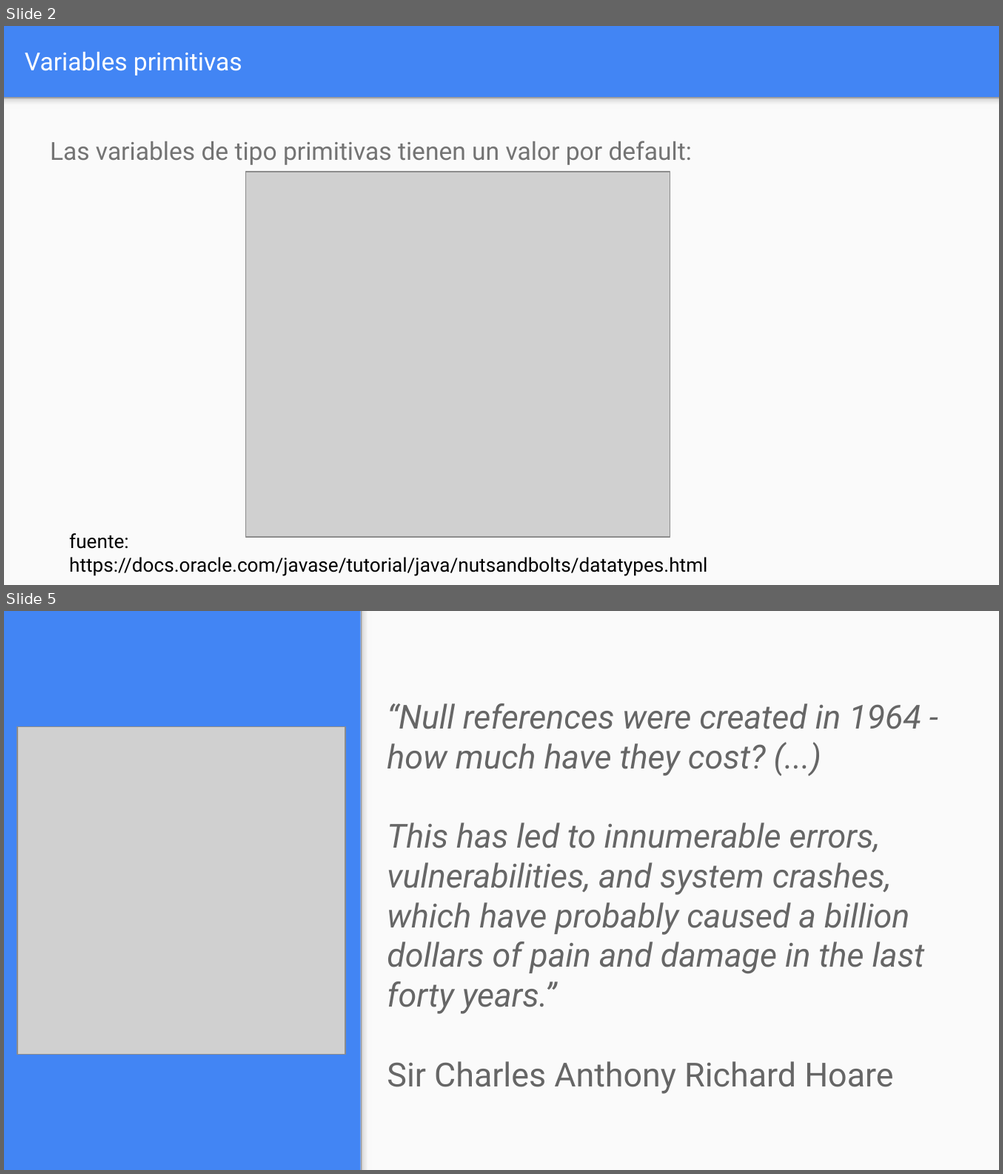
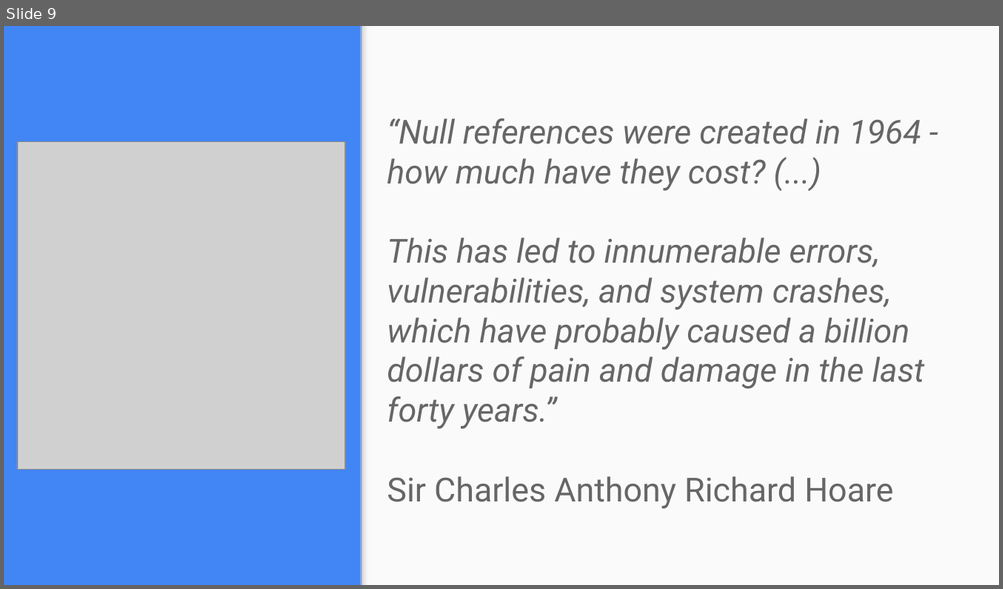
Before and after one commit to OMardil/INFO2, a slide deck: MOD05_Variables_tipo_referencia/01 Presentacion/INFO2_MOD05-Variables_Tipo_Referencia.pptx. Shown one above the other, each under a label of ours: slides 2 and 5 before the commit, slide 9 after it; the slides between them are not shown. The pictures are 1003x1174 and 1003x589 pixels, drawn with LibreOffice and Linux fonts; fonts in the diff are those of the drawing; grey boxes stand for pictures. Boxes give left, top, right and bottom in pixels: in the first picture for what was removed or moved away, otherwise in the second. Text is boxed around its words. In the diff, an @@ line names an element or a change of style, - is before the commit and + after.

Commit message:
Changes to MOD05 Tipo referencia

```diff
--- a/MOD05_Variables_tipo_referencia/01 Presentacion/INFO2_MOD05-Variables_Tipo_Referencia.pptx
+++ b/MOD05_Variables_tipo_referencia/01 Presentacion/INFO2_MOD05-Variables_Tipo_Referencia.pptx
@@ slide 2 removed at [4, 26, 999, 585], background #4285F4 @@
@@ title removed at [25, 52, 242, 76] @@
-Variables primitivas
@@ rectangle removed at [4, 98, 999, 585] @@
@@ rectangle removed at [4, 98, 999, 110] @@
@@ text removed at [50, 141, 691, 165] @@
-Las variables de tipo primitivas tienen un valor por default:
@@ picture removed at [246, 173, 670, 538] @@
@@ text removed at [69, 534, 707, 577] @@
-fuente:
-https://docs.oracle.com/javase/tutorial/java/nutsandbolts/datatypes.html
@@ what was slide 5 is now slide 9 @@
```
Also in this commit, not shown: 5 slides changed, 11 slides added, 14 other files.
